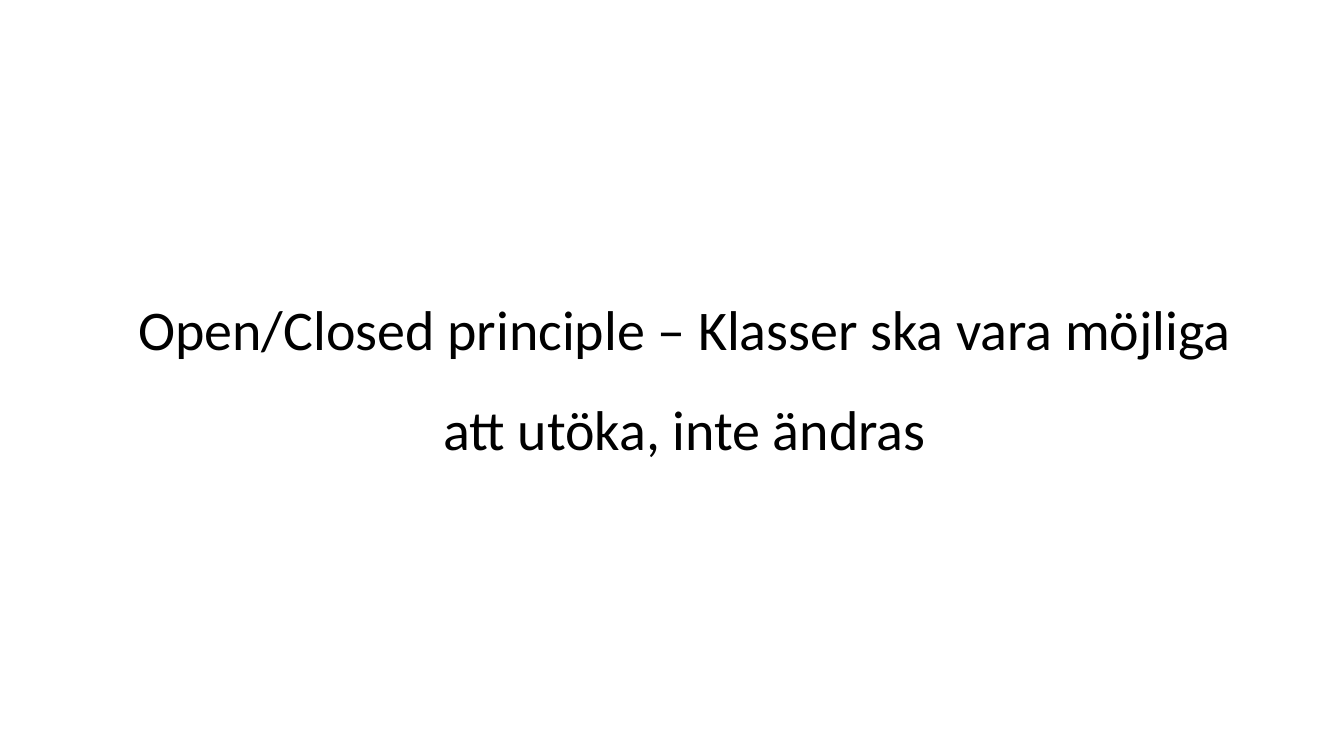
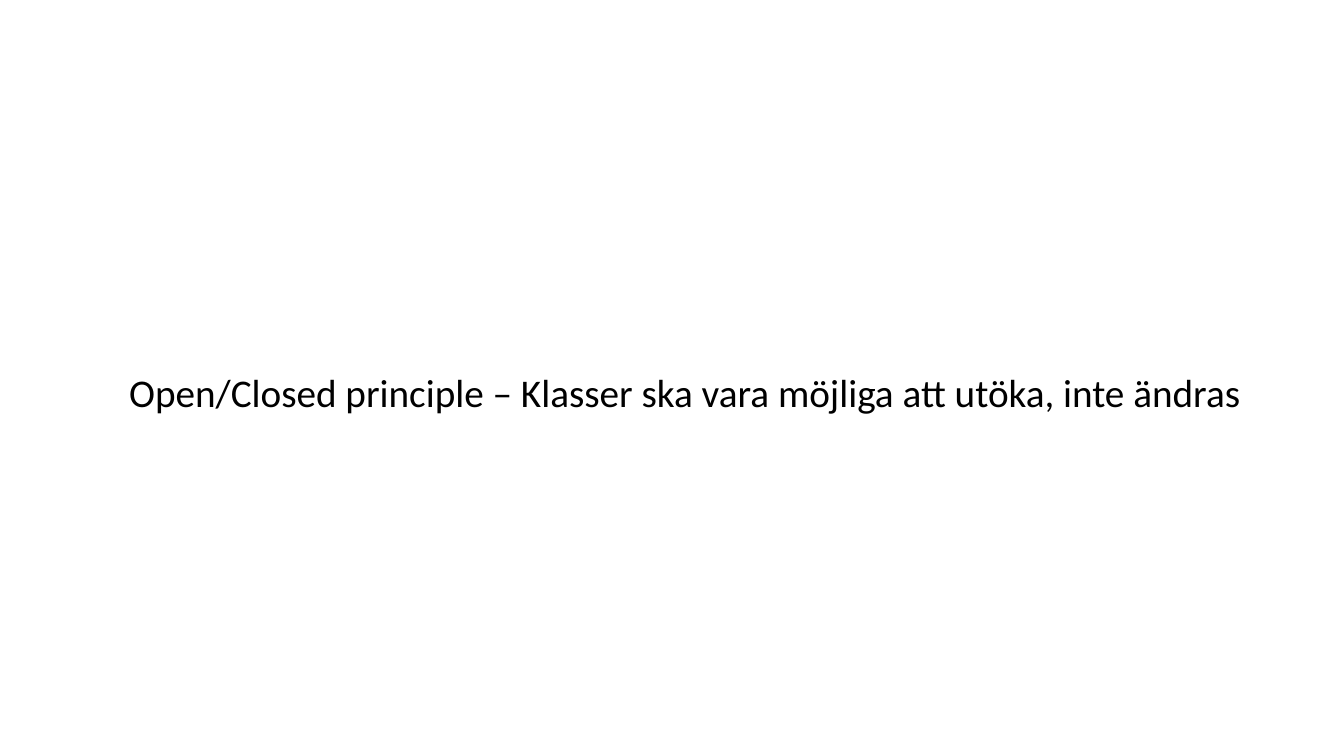
Before and after one commit to aludkiewicz/kodarskolan, a slide deck: slide 41 of Kodarskolan.pptx (slide 36 before the commit). Drawn at 1344x756 pixels with LibreOffice and Linux fonts; fonts in the diff are those of the drawing. Boxes give left, top, right and bottom in pixels: in the first picture for what was removed or moved away, otherwise in the second. Text is boxed around its words. In the diff, an @@ line names an element or a change of style, - is before the commit and + after.

```diff
--- a/Kodarskolan.pptx
+++ b/Kodarskolan.pptx
@@ text "Open/Closed principle – Klasser ska ..." at (129,379,1240,414): size 40 to 28 pt @@
```
Also in this commit, not shown: 7 other slides changed, 10 slides added, 2 slides removed, 1 other file.
